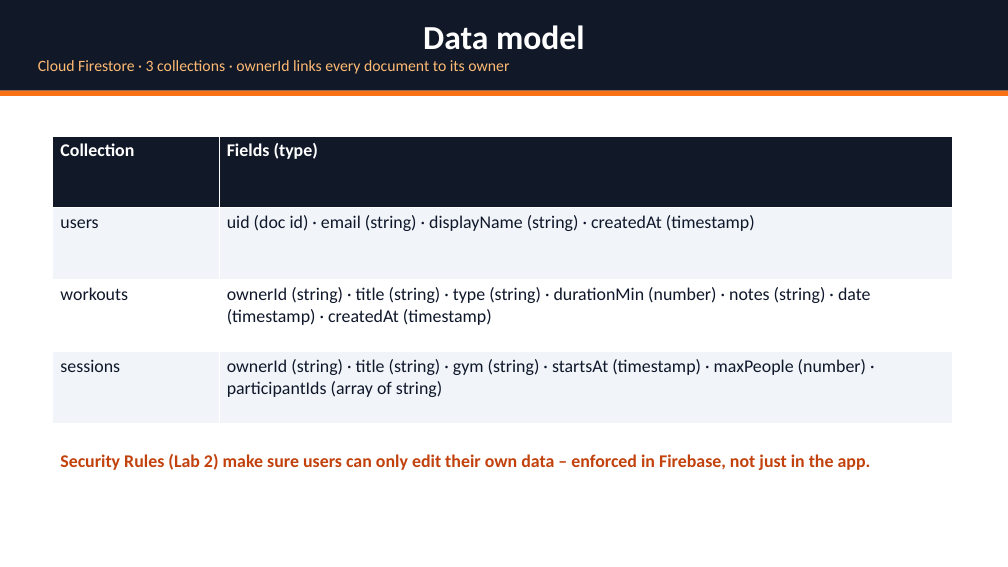
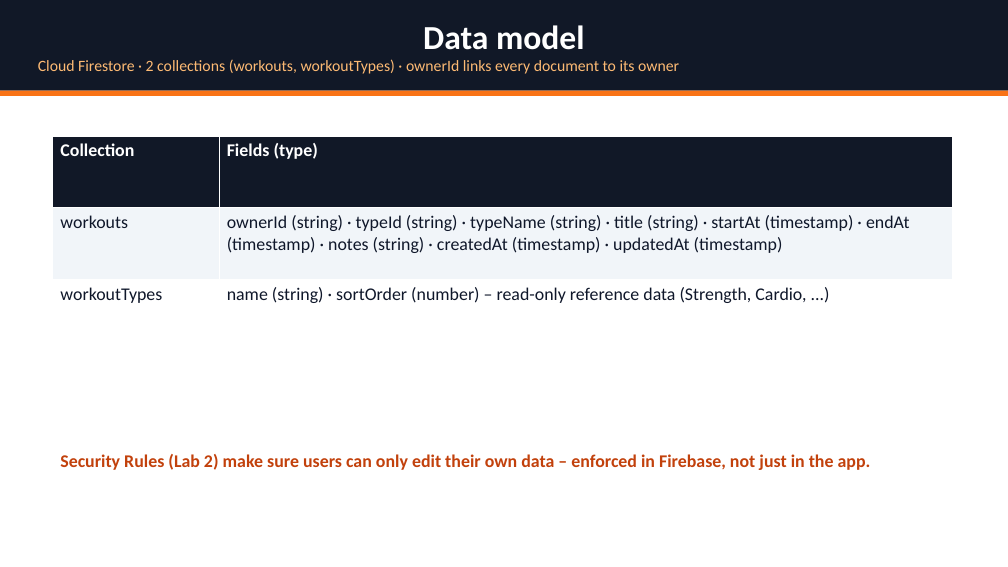
Before and after one commit to Ozodiy/gymbuddy-app, a slide deck: slide 6 of docs/presentation/GymBuddy_Lab1_Presentation.pptx. Drawn at 1008x567 pixels with LibreOffice and Linux fonts; fonts in the diff are those of the drawing. Boxes give left, top, right and bottom in pixels: in the first picture for what was removed or moved away, otherwise in the second. Text is boxed around its words. In the diff, an @@ line names an element or a change of style, - is before the commit and + after.

```diff
--- a/docs/presentation/GymBuddy_Lab1_Presentation.pptx
+++ b/docs/presentation/GymBuddy_Lab1_Presentation.pptx
@@ text in rectangle at <box>38,59,679,74</box>: text changed @@
-Cloud Firestore · 3 collections · ownerId links every document to its owner
+Cloud Firestore · 2 collections (workouts, workoutTypes) · ownerId links every document to its owner
@@ table at <box>53,136,953,352</box> @@
-row 2: users | uid (doc id) · email (string) · displayName (string) · createdAt (timestamp)
-row 3: workouts | ownerId (string) · title (string) · type (string) · durationMin (number) · notes (string) · date (timestamp) · createdAt (timestamp)
-row 4: sessions | ownerId (string) · title (string) · gym (string) · startsAt (timestamp) · maxPeople (number) · participantIds (array of string)
+row 2: workouts | ownerId (string) · typeId (string) · typeName (string) · title (string) · startAt (timestamp) · endAt (timestamp) · notes (string) · createdAt (timestamp) · updatedAt (timestamp)
+row 3: workoutTypes | name (string) · sortOrder (number) – read-only reference data (Strength, Cardio, ...)
```
Also in this commit, not shown: 3 other slides changed, 9 other files.
